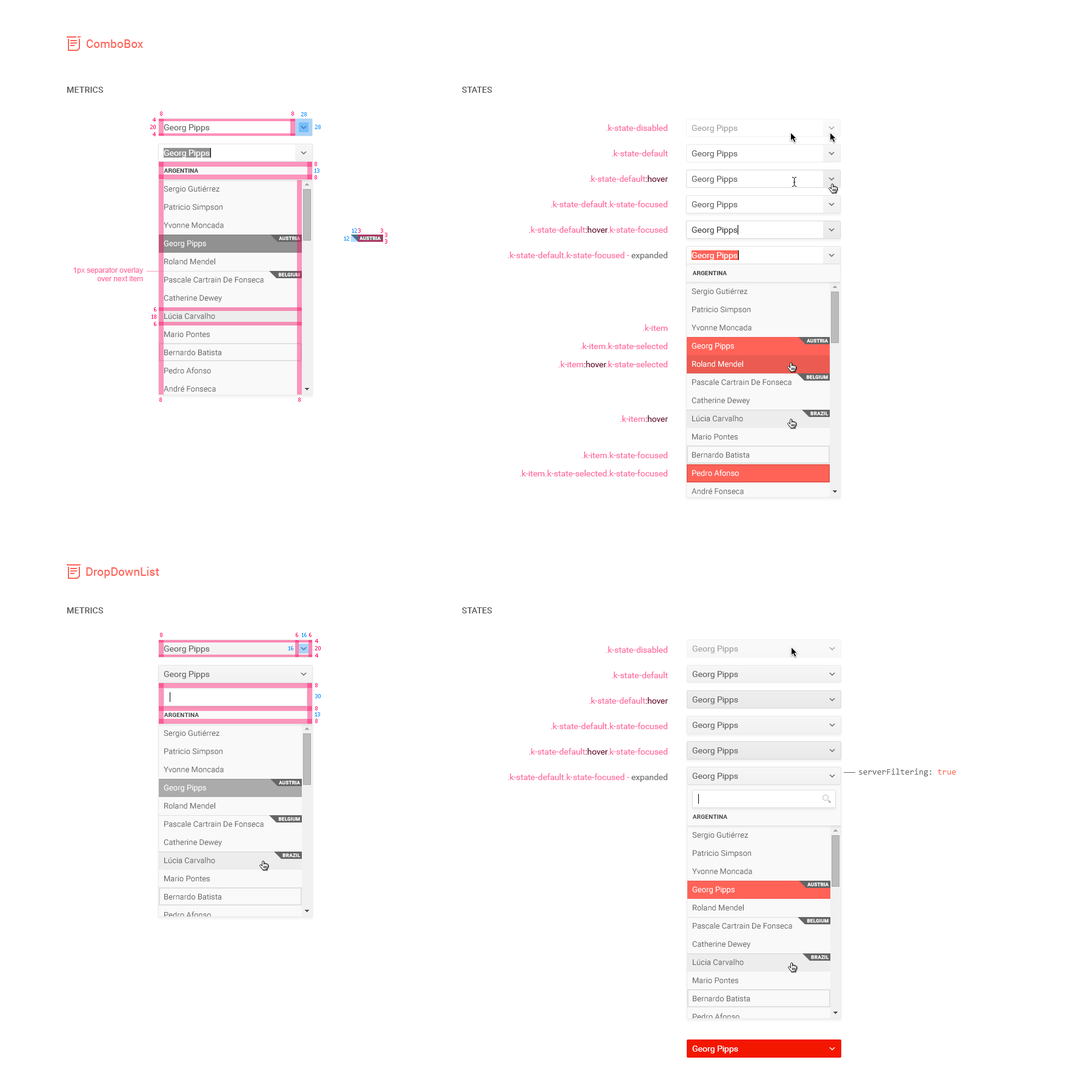
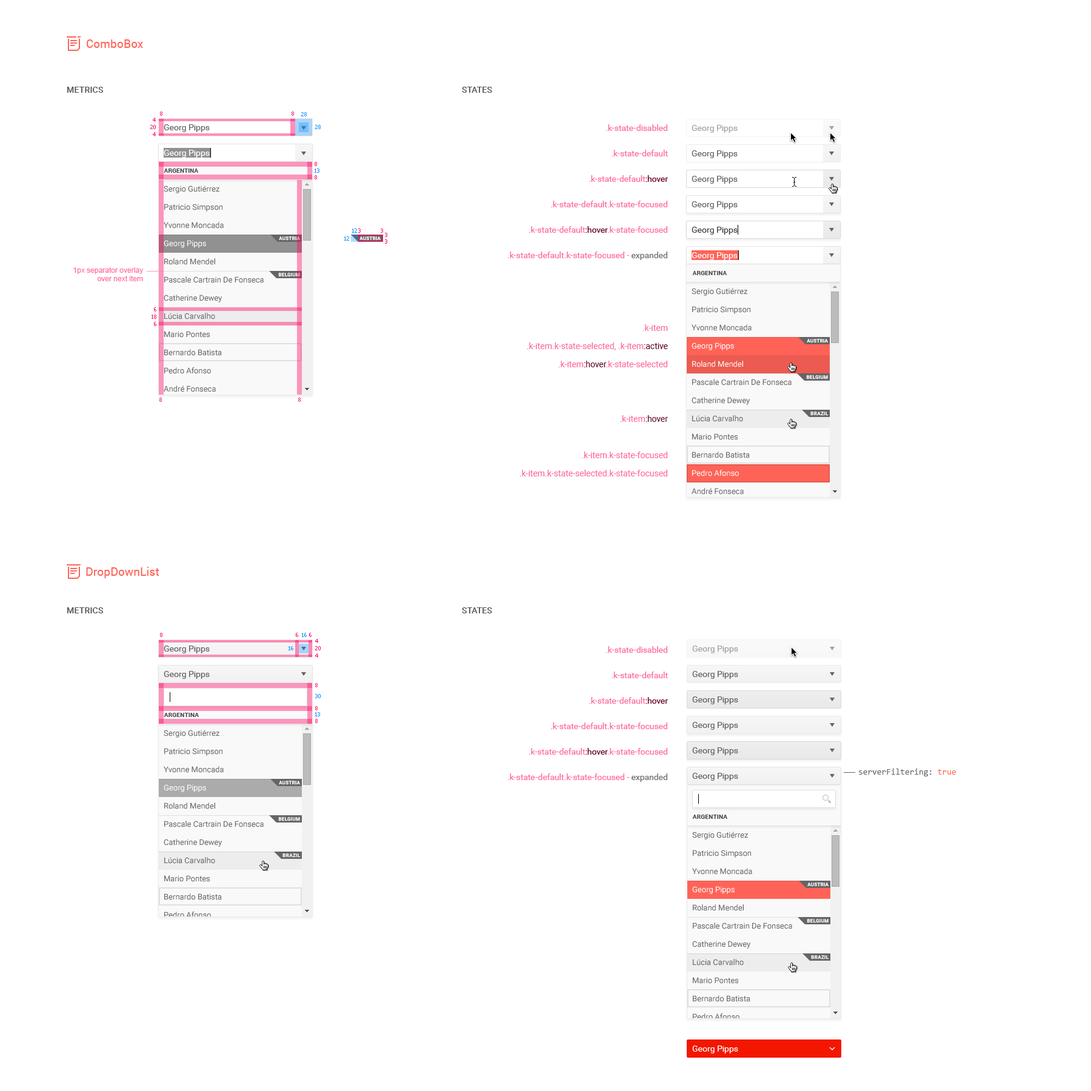
Two versions of the same layered image (1091 x 1091). Layer-by-layer changes:
removed layer "arrowhead-s copy 5" (1st of 2, in "DropDownList Metrics" › "selected click copy 2") from group "selected click copy 2" over [300, 673, 307, 677]
added layer "arrow_down" (1st of 16, in "DropDownList Metrics" › "selected click copy 2") in group "selected click copy 2" over [301, 672, 307, 677]
removed layer "arrowhead-s" (1st of 13, in "DropDownList Metrics" › "normal") from group "normal" over [300, 647, 307, 651]
removed layer "arrowhead-s copy 5" (2nd of 2, in "DropDownList States" › "selected click") from group "selected click" over [829, 774, 836, 778]
removed layer "arrowhead-s copy 3" (1st of 2, in "DropDownList States" › "focused") from group "focused" over [829, 749, 836, 753]
removed layer "arrowhead-s copy 3" (2nd of 2, in "DropDownList States" › "focused") from group "focused" over [829, 724, 836, 728]
removed layer "arrowhead-s" (2nd of 13, in "DropDownList States" › "hover") from group "hover" over [829, 698, 836, 702]
removed layer "arrowhead-s" (4th of 13, in "DropDownList States" › "normal") from group "normal" over [829, 673, 836, 677]
added layer "arrow_down" (9th of 16, in "ComboBox Metrics" › "selected click") in group "selected click" over [301, 151, 307, 156]
renamed ".k-item .k-item.k-state-selected .k-item:hover.k-state-selected" to ".k-item .k-item.k-state-selected, .k-item:active .k-item:hover.", painted on it over [522, 325, 669, 477]
added layer "arrow_down" (11th of 16, in "ComboBox States" › "selected click copy") in group "selected click copy" over [829, 253, 835, 258]
added layer "arrow_down" (13th of 16, in "ComboBox States" › "focused") in group "focused" over [829, 202, 835, 207]
added layer "arrow_down" (15th of 16, in "ComboBox States" › "normal") in group "normal" over [829, 151, 835, 156]
…and 20 more changes (11 added, 9 removed)
